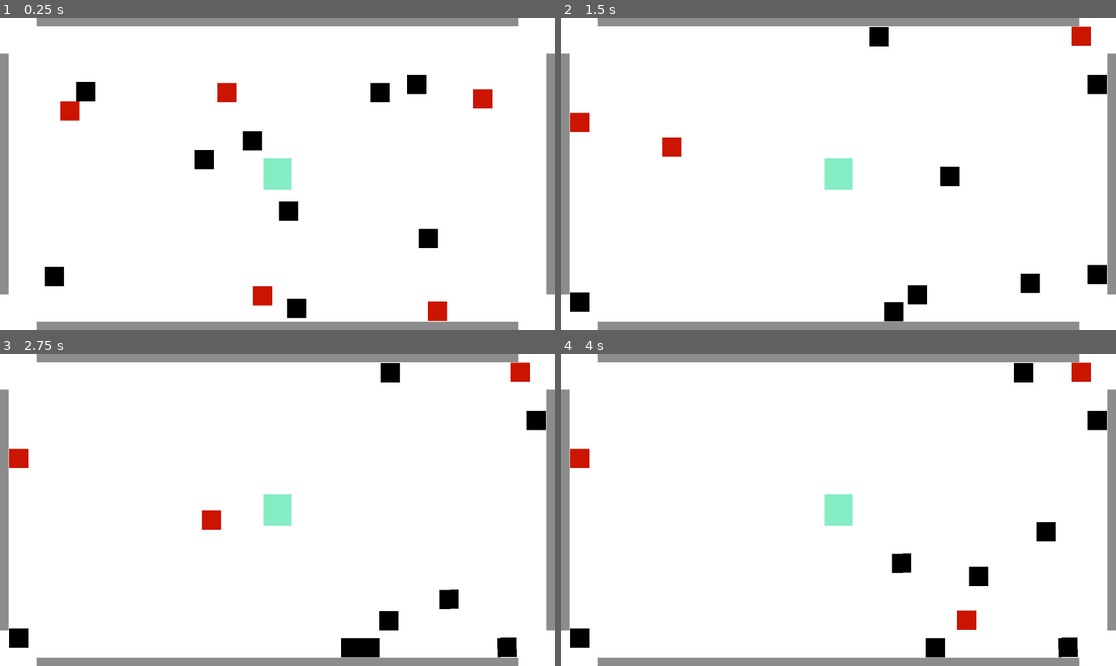
Above: before the commit, frames 1-4 (two rows, left to right).
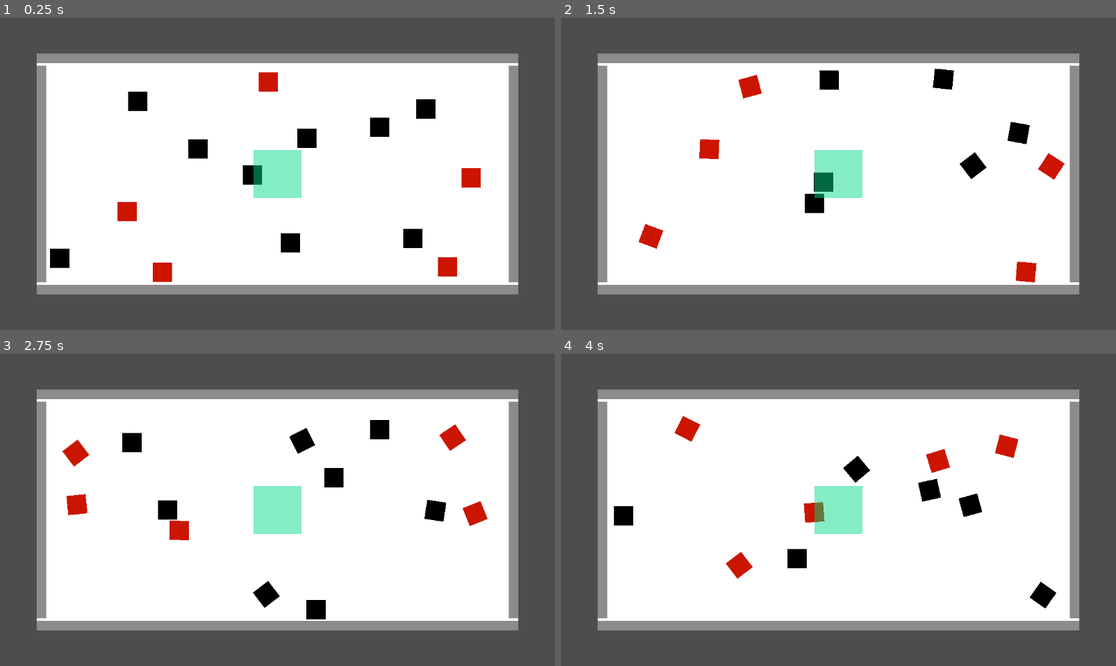
Above: after the commit, the same moments.

Repository: Resistance-R/NaturalSelection
Game: Godot game, scene res://Scenes/main.tscn
The game is run twice, just before and just after one commit, with the same random seed, the same clock (stepped at 60 frames per second) and the same inputs.
Inputs:
- Up to frame 1 (0.25 s): no input
- Up to frame 2 (1.5 s): no input
- Up to frame 3 (2.75 s): no input
- Up to frame 4 (4 s): no input

The runs differ from the first frame. In frame 1, 47% of the frame differs, in the area x 0-100%, y 0-100%; in frame 2, 44%; in frame 3, 45%; in frame 4, 45%.

Commit message:
add prey split

Diff:
--- a/Scenes/Walls.gd
+++ b/Scenes/Walls.gd
@@ -1,11 +1,8 @@
 extends Node2D
-
 
 # Called when the node enters the scene tree for the first time.
 func _ready():
 	add_to_group("walls")
-
-
 # Called every frame. 'delta' is the elapsed time since the previous frame.
 func _process(delta):
 	pass
--- a/Scenes/arena.tscn
+++ b/Scenes/arena.tscn
@@ -22,7 +22,7 @@
 texture = SubResource("CanvasTexture_geqvm")
 
 [node name="SafeZone" type="Area2D" parent="."]
-scale = Vector2(50, 50)
+scale = Vector2(100, 100)
 
 [node name="SafeZone" type="Sprite2D" parent="SafeZone"]
 modulate = Color(0, 0.854902, 0.509804, 0.482353)
@@ -35,11 +35,8 @@
 [node name="Walls" type="Node2D" parent="."]
 script = ExtResource("1_nva34")
 
-[node name="Upper" type="RigidBody2D" parent="Walls"]
+[node name="Upper" type="StaticBody2D" parent="Walls"]
 position = Vector2(0, -240)
-gravity_scale = 1.66533e-16
-max_contacts_reported = 30
-contact_monitor = true
 
 [node name="Upper" type="Sprite2D" parent="Walls/Upper"]
 modulate = Color(0.548963, 0.548963, 0.548963, 1)
@@ -53,12 +50,9 @@
 scale = Vector2(200, 450)
 shape = SubResource("RectangleShape2D_sc3p2")
 
-[node name="Lower" type="RigidBody2D" parent="Walls"]
+[node name="Lower" type="StaticBody2D" parent="Walls"]
 z_index = 1
 position = Vector2(2.08165e-12, 240)
-gravity_scale = 1.66533e-16
-max_contacts_reported = 30
-contact_monitor = true
 
 [node name="Upper" type="Sprite2D" parent="Walls/Lower"]
 modulate = Color(0.548963, 0.548963, 0.548963, 1)
@@ -72,40 +66,34 @@
 scale = Vector2(200, 450)
 shape = SubResource("RectangleShape2D_sc3p2")
 
-[node name="Left" type="RigidBody2D" parent="Walls"]
+[node name="Left" type="StaticBody2D" parent="Walls"]
 position = Vector2(-490, 1.52588e-05)
 rotation = 1.5708
-gravity_scale = 1.66533e-16
-max_contacts_reported = 30
-contact_monitor = true
 
 [node name="Left" type="Sprite2D" parent="Walls/Left"]
 modulate = Color(0.548963, 0.548963, 0.548963, 1)
 z_index = 1
-scale = Vector2(500, 20)
+scale = Vector2(450, 20)
 texture = SubResource("CanvasTexture_17tf7")
 
 [node name="CollisionShape2D" type="CollisionShape2D" parent="Walls/Left"]
 z_index = 1
 position = Vector2(-4.673e-08, 0)
-scale = Vector2(100, 450)
+scale = Vector2(90, 450)
 shape = SubResource("RectangleShape2D_sc3p2")
 
-[node name="Right" type="RigidBody2D" parent="Walls"]
+[node name="Right" type="StaticBody2D" parent="Walls"]
 position = Vector2(490, 2.08165e-12)
 rotation = 1.5708
-gravity_scale = 1.66533e-16
-max_contacts_reported = 30
-contact_monitor = true
 
 [node name="Left" type="Sprite2D" parent="Walls/Right"]
 modulate = Color(0.548963, 0.548963, 0.548963, 1)
 z_index = 1
-scale = Vector2(500, 20)
+scale = Vector2(450, 20)
 texture = SubResource("CanvasTexture_17tf7")
 
 [node name="CollisionShape2D" type="CollisionShape2D" parent="Walls/Right"]
 z_index = 1
 position = Vector2(-4.673e-08, 0)
-scale = Vector2(100, 450)
+scale = Vector2(90, 450)
 shape = SubResource("RectangleShape2D_sc3p2")
--- a/Scenes/main.tscn
+++ b/Scenes/main.tscn
@@ -9,7 +9,6 @@
 [node name="Camera2D" type="Camera2D" parent="."]
 
 [node name="Arena" parent="." instance=ExtResource("1_e1y6f")]
-scale = Vector2(1.16, 1.32)
 
 [node name="Preys" type="Node2D" parent="."]
 
@@ -17,7 +16,7 @@
 position = Vector2(-182, 0)
 
 [node name="Prey2" parent="Preys" instance=ExtResource("2_ptk18")]
-position = Vector2(25, 219)
+position = Vector2(42, 160)
 
 [node name="Prey3" parent="Preys" instance=ExtResource("2_ptk18")]
 position = Vector2(-342, -185)
@@ -55,4 +54,4 @@
 position = Vector2(-181, 178)
 
 [node name="Predator5" parent="Predators" instance=ExtResource("3_qmq0c")]
-position = Vector2(345, 243)
+position = Vector2(398, 156)
--- a/Scenes/predator.gd
+++ b/Scenes/predator.gd
@@ -3,13 +3,10 @@
 var velocity
 
 func _ready():
-	velocity = Vector2(randi_range(-10, 10), randi_range(-10, 10))
+	velocity = Vector2(randi_range(-400, 400), randi_range(-400, 400))
 	add_to_group("predator")
-
-func _process(delta):
-	move_and_collide(velocity)
+	set_linear_velocity(velocity)
 
 func _on_body_entered(body):
-	print("entered")
-	velocity = Vector2(randi_range(-10, 10), randi_range(-10, 10))
-	print("vetor changed")
+	velocity = Vector2(randi_range(-400, 400), randi_range(-400, 400))
+	set_linear_velocity(velocity)
--- a/Scenes/predator.tscn
+++ b/Scenes/predator.tscn
@@ -1,6 +1,9 @@
-[gd_scene load_steps=4 format=3 uid="uid://wh3wr717o36e"]
+[gd_scene load_steps=5 format=3 uid="uid://wh3wr717o36e"]
 
 [ext_resource type="Script" path="res://Scenes/predator.gd" id="1_5p3xf"]
+
+[sub_resource type="PhysicsMaterial" id="PhysicsMaterial_jsnpg"]
+bounce = 1.0
 
 [sub_resource type="CanvasTexture" id="CanvasTexture_jyyww"]
 
@@ -8,8 +11,9 @@
 size = Vector2(1, 1)
 
 [node name="Predator" type="RigidBody2D"]
+physics_material_override = SubResource("PhysicsMaterial_jsnpg")
 gravity_scale = 1.66533e-16
-max_contacts_reported = 30
+max_contacts_reported = 60
 contact_monitor = true
 script = ExtResource("1_5p3xf")
 
--- a/Scenes/prey.gd
+++ b/Scenes/prey.gd
@@ -3,16 +3,21 @@
 var velocity
 
 func _ready():
-	velocity = Vector2(randi_range(-5, 5), randi_range(-5, 5))
+	velocity = Vector2(randi_range(-250, 250), randi_range(-250, 250))
 	add_to_group("prey")
+	set_linear_velocity(velocity)
 
-func _physics_process(delta):
-	move_and_collide(velocity)
+	var preysNode = get_node("../")
+	var prey = get_node(".")
+	var anotherPrey = prey.duplicate()
+
+	while true:
+		await get_tree().create_timer(2.5).timeout
+		preysNode.add_child(anotherPrey.duplicate())
 
 func _on_body_entered(body):
-	print("entered")
-	velocity = Vector2(randi_range(-5, 5), randi_range(-5, 5))
-	print("vetor changed")
+	velocity = Vector2(randi_range(-250, 250), randi_range(-250, 250))
+	set_linear_velocity(velocity)
 
-	if(body.is_in_group("predator")):
+	if body.is_in_group("predator"):
 		queue_free()
--- a/Scenes/prey.tscn
+++ b/Scenes/prey.tscn
@@ -1,6 +1,9 @@
-[gd_scene load_steps=4 format=3 uid="uid://bxmahih8cpr4i"]
+[gd_scene load_steps=5 format=3 uid="uid://bxmahih8cpr4i"]
 
 [ext_resource type="Script" path="res://Scenes/prey.gd" id="1_ydxvf"]
+
+[sub_resource type="PhysicsMaterial" id="PhysicsMaterial_k1qr2"]
+bounce = 1.0
 
 [sub_resource type="CanvasTexture" id="CanvasTexture_mqbm8"]
 
@@ -8,8 +11,9 @@
 size = Vector2(1, 1)
 
 [node name="Prey" type="RigidBody2D"]
+physics_material_override = SubResource("PhysicsMaterial_k1qr2")
 gravity_scale = 1.66533e-16
-max_contacts_reported = 30
+max_contacts_reported = 60
 contact_monitor = true
 script = ExtResource("1_ydxvf")
 
